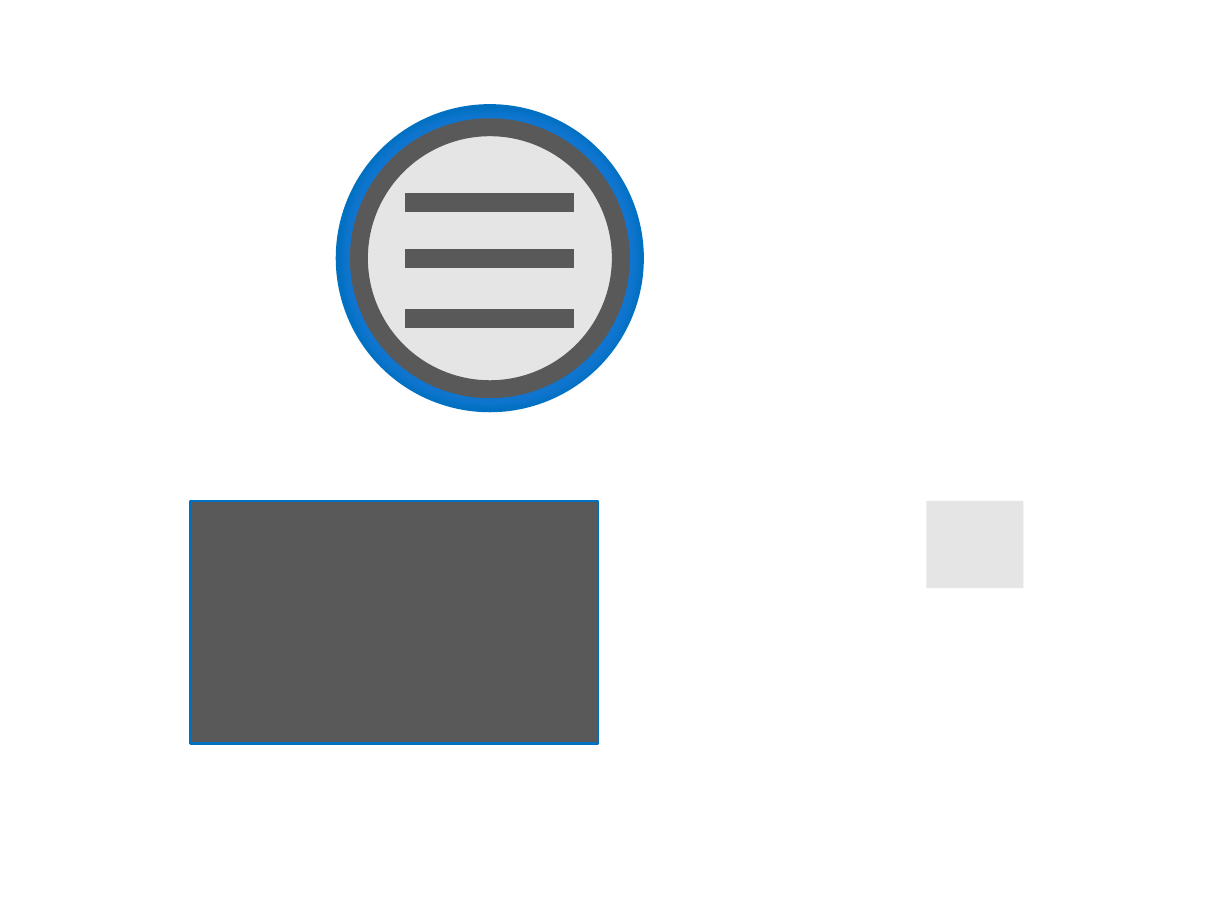
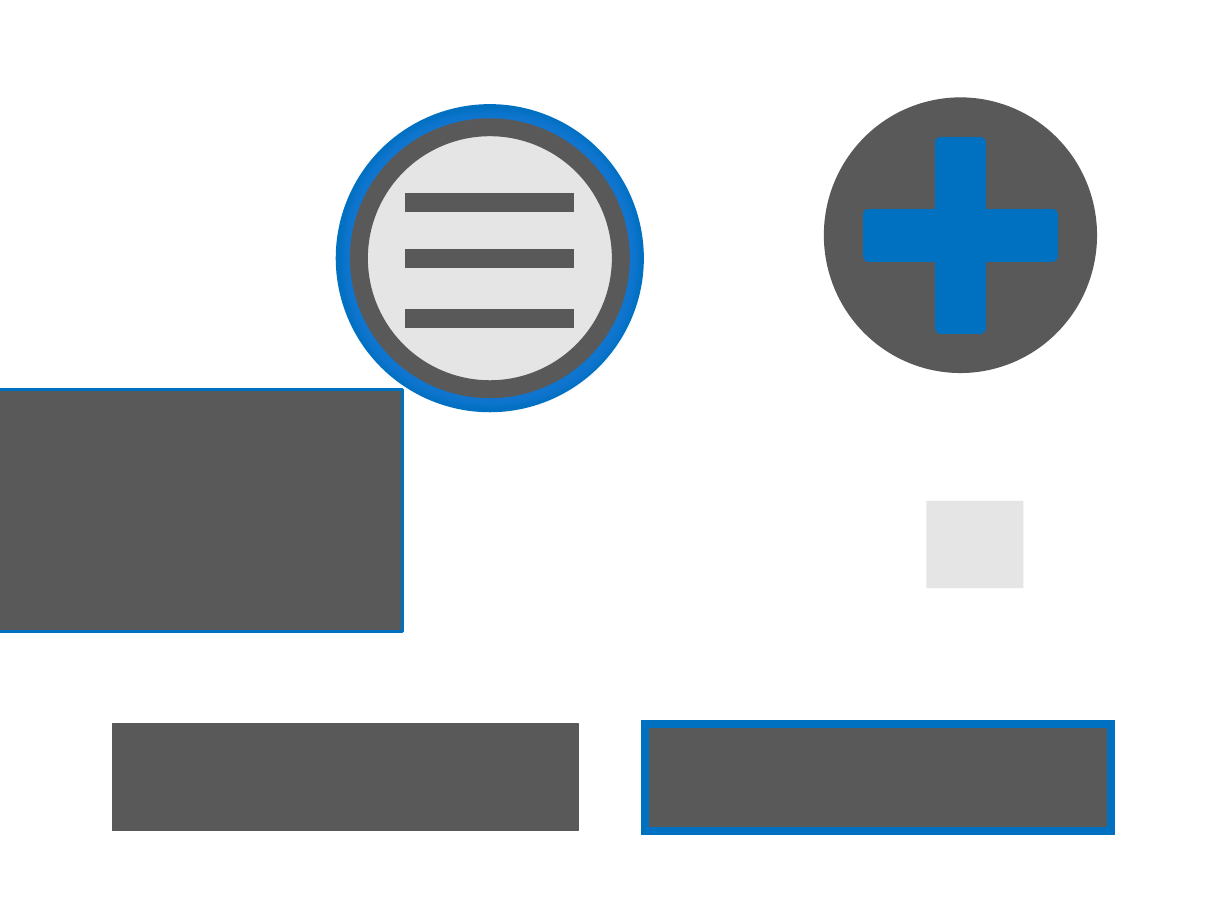
Before and after one commit to nodddy/EC_Auswertung, a slide deck: slide 1 of img/Buttons.pptx. Drawn at 1232x924 pixels with LibreOffice and Linux fonts; fonts in the diff are those of the drawing. Boxes give left, top, right and bottom in pixels: in the first picture for what was removed or moved away, otherwise in the second. Text is boxed around its words. In the diff, an @@ line names an element or a change of style, - is before the commit and + after.

```diff
--- a/img/Buttons.pptx
+++ b/img/Buttons.pptx
@@ ellipse added at (834,108,1087,363), fill #595959, outline #595959 12.25 pt @@
@@ plus added at (869,142,1053,329), fill #0070C0, outline #0070C0 6 pt @@
@@ rectangle: place and size @@
-rectangle at (191,500,599,743)
+rectangle at (0,389,403,632)
@@ rectangle added at (112,724,578,832), fill #595959, outline #595959 0.75 pt @@
@@ rectangle added at (646,724,1111,832), fill #595959, outline #0070C0 4.5 pt @@
```
Also in this commit, not shown: 7 other files.
